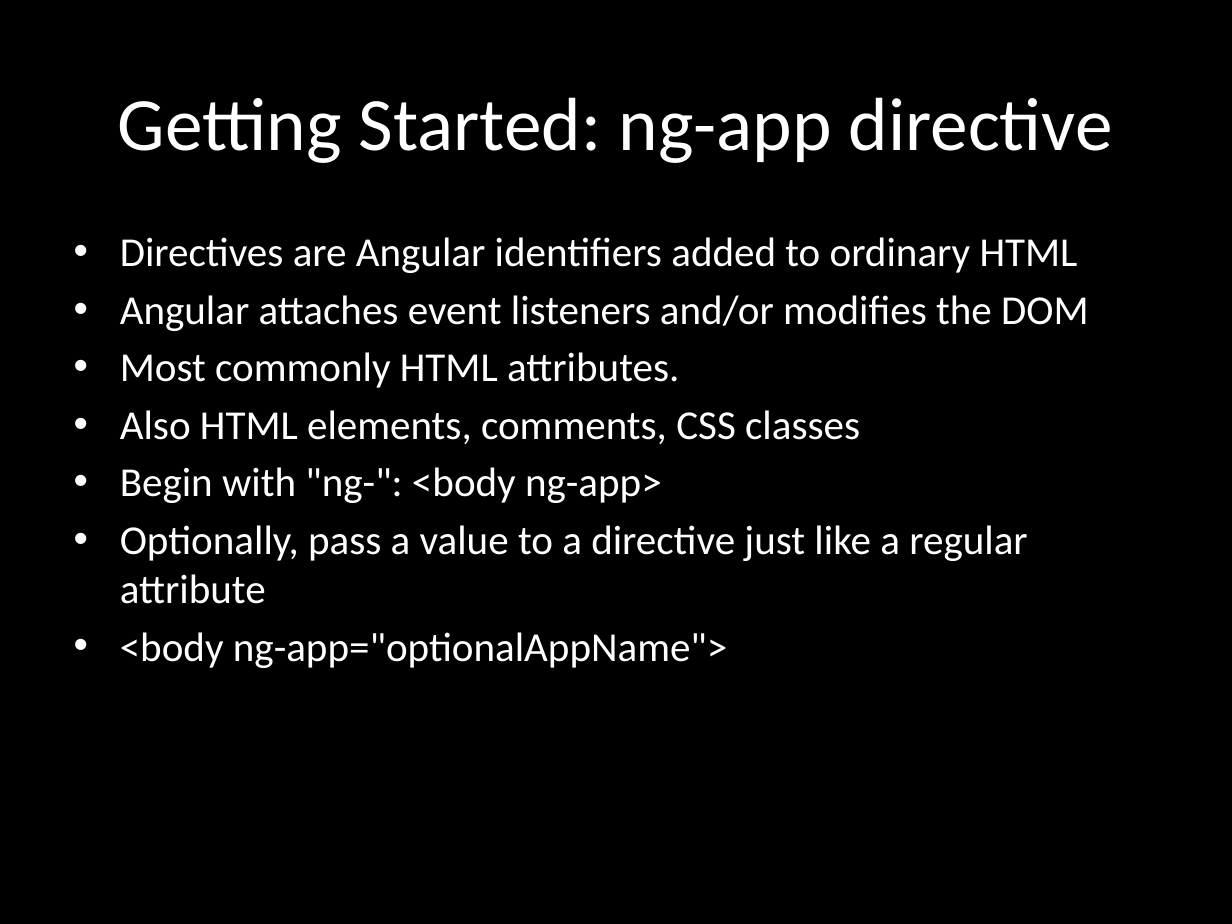
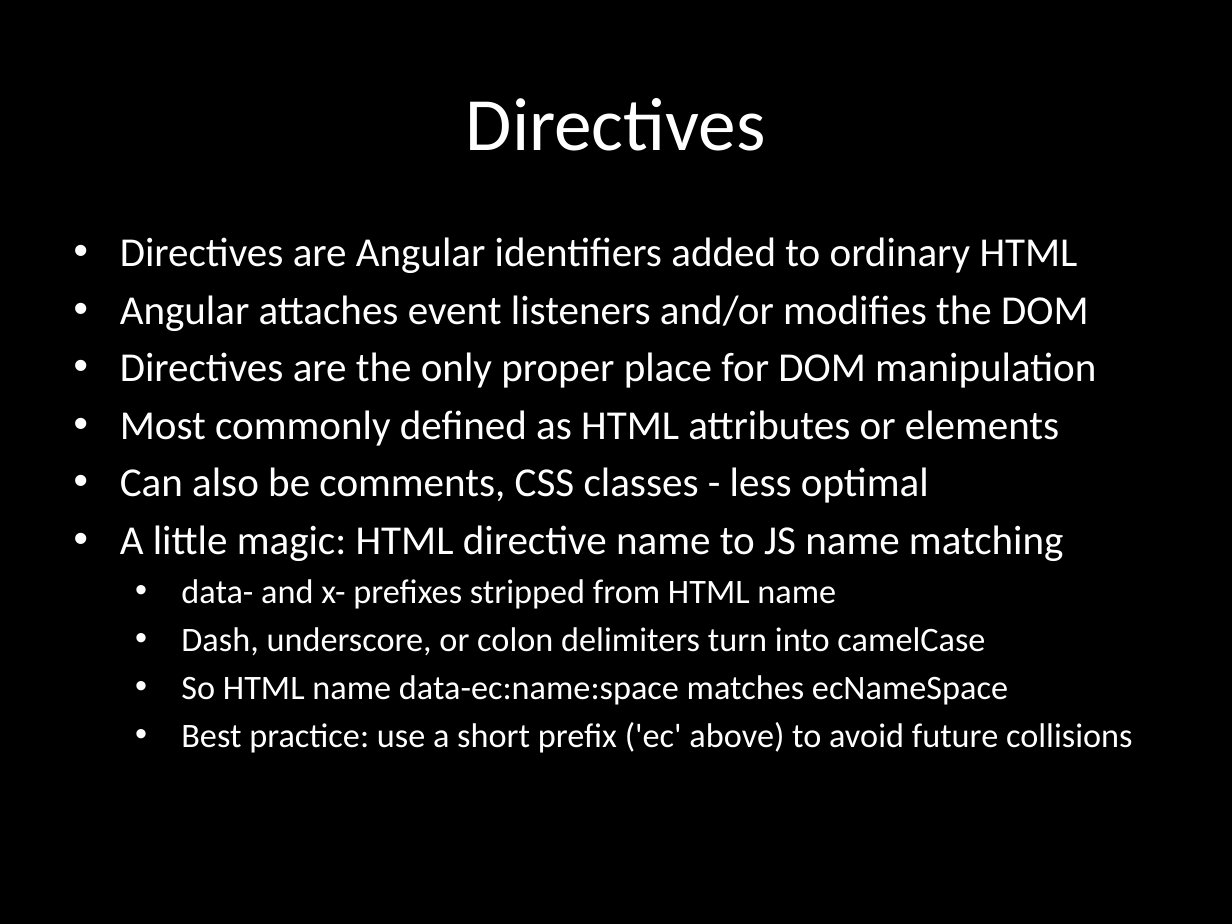
Before and after one commit to eliasjames/training-angular, a slide deck: slide 15 of slides/Angular Slides Day 1.pptx (slide 7 before the commit). Drawn at 1232x924 pixels with LibreOffice and Linux fonts; fonts in the diff are those of the drawing. Boxes give left, top, right and bottom in pixels: in the first picture for what was removed or moved away, otherwise in the second. Text is boxed around its words. In the diff, an @@ line names an element or a change of style, - is before the commit and + after.

```diff
--- a/slides/Angular Slides Day 1.pptx
+++ b/slides/Angular Slides Day 1.pptx
@@ title at [466,98,766,151]: text changed @@
-Getting Started: ng-app directive
+Directives
@@ subtitle at [120,352,1133,753]: text changed; size 24 to 20 pt @@
-• Most commonly HTML attributes.
-• Also HTML elements, comments, CSS classes
-• Begin with "ng-": <body ng-app>
-• Optionally, pass a value to a directive just like a regular attribute
-• <body ng-app="optionalAppName">
+• Directives are the only proper place for DOM manipulation
+• Most commonly defined as HTML attributes or elements
+• Can also be comments, CSS classes - less optimal
+• A little magic: HTML directive name to JS name matching
+  • data- and x- prefixes stripped from HTML name
+  • Dash, underscore, or colon delimiters turn into camelCase
+  • So HTML name data-ec:name:space matches ecNameSpace
+  • Best practice: use a short prefix ('ec' above) to avoid future collisions
```
Also in this commit, not shown: 10 other slides changed, 10 slides added, 18 slides removed, 2 other files.
